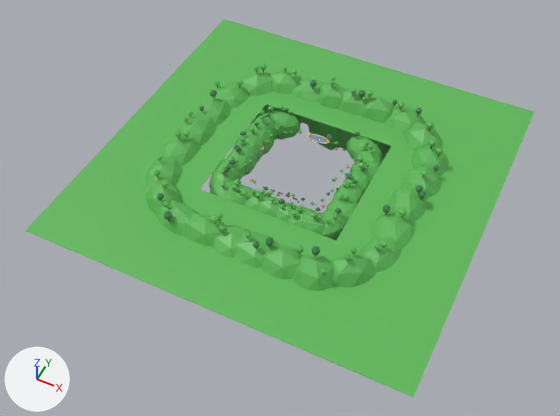
The FBX model assets/cat-cafe/exports/CatCafe_Park_Backdrop.fbx as it was, and as the next commit left it.
Rendered twice from a camera (50 mm lens) standing at (5.05, -11.15, 12.17) and looking at (-0.17, -0.71, -0.89). The axes (+X, +Y, +Z) are drawn at lower left. The lights are the same throughout. The first picture is the older version. Where no turn or scale is listed for an object, it has been applied to the vertices.

Names of what the first picture shows: 'CatCafe_Park_Backdrop', 'CatCafe_Park_Backdrop_Ground', 'CatCafe_Park_Backdrop_Hills', 'CatCafe_Park_Backdrop_HillsFar'.
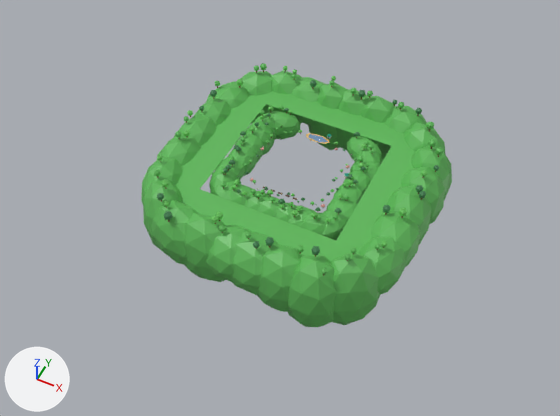
Location of each change, [x1, y1, x2, y2] in pixels of the pictures (560 x 416 px):
'CatCafe_Park_Backdrop_Ground', reshaped: before [25, 19, 534, 397]; after [176, 91, 416, 262]

What changed in the scene script:
```text
Change me_catcafe_park_backdrop_ground:
    used by ob_catcafe_park_backdrop_ground; location = (0.0, 0.0, 0.0)
    remove me_catcafe_park_backdrop_ground.from_pydata(...)  # 24 vertices, 24 faces; spans x -4.2..4.2, y -4.3..4.0, z -0.01..0.0
    add me_catcafe_park_backdrop_ground.from_pydata(...)  # 1040 vertices, 2080 faces; spans x -2.78..2.78, y -2.89..2.58, z -0.01..0.0
    me_catcafe_park_backdrop_ground part 1: 16 vertices removed from x -4.2..4.2, y -4.3..4.0, z -0.01..0.0; 1032 vertices added at x -2.78..2.78, y -2.89..2.58, z -0.01..0.0
```
